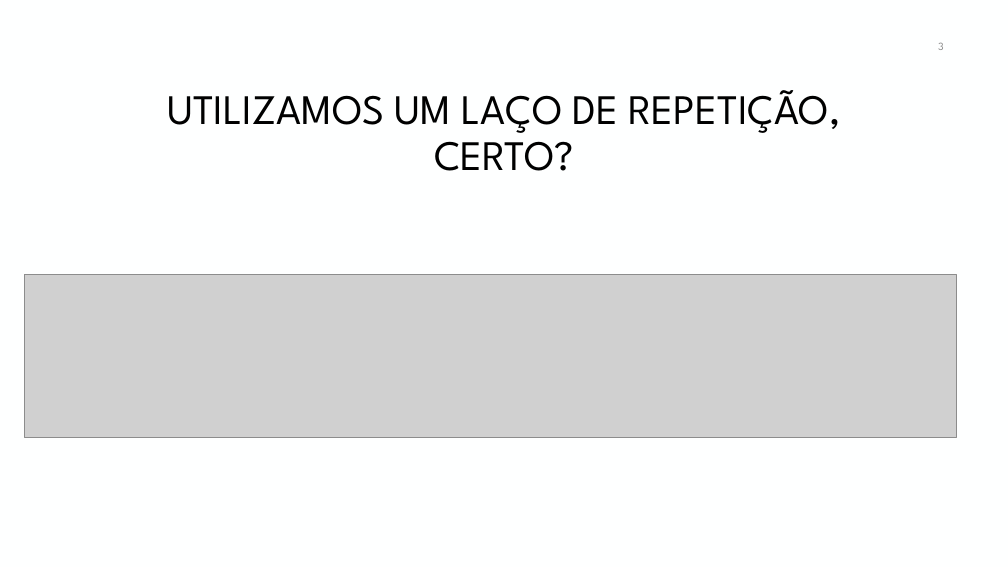
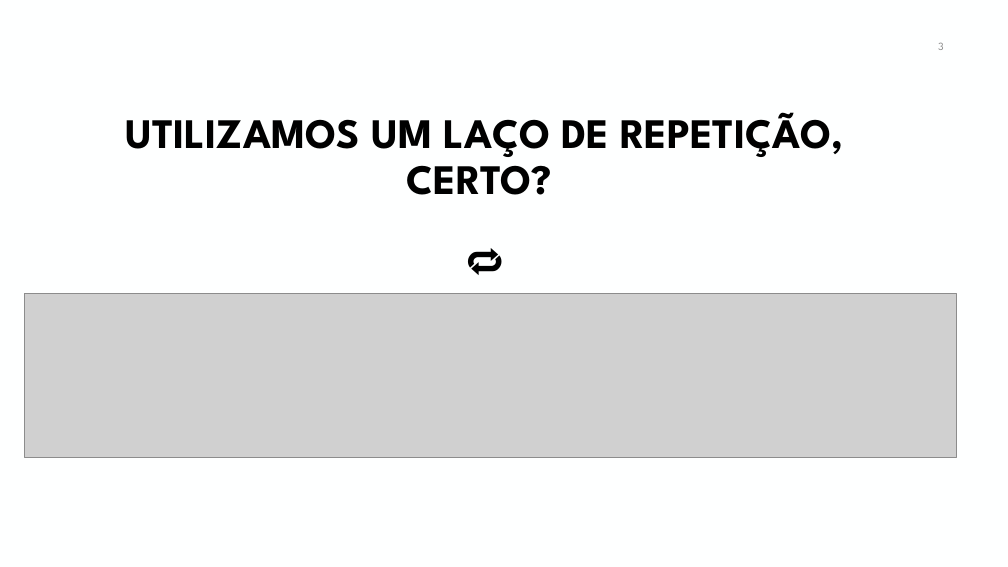
Before and after one commit to manoelcampos/curso-programacao-funcional-java, a slide deck: slide 3 of programacao-funcional-java8.pptx. Drawn at 1008x567 pixels with LibreOffice and Linux fonts; fonts in the diff are those of the drawing; grey boxes stand for pictures; background and template pictures are left out. Boxes give left, top, right and bottom in pixels: in the first picture for what was removed or moved away, otherwise in the second. Text is boxed around its words. In the diff, an @@ line names an element or a change of style, - is before the commit and + after.

```diff
--- a/programacao-funcional-java8.pptx
+++ b/programacao-funcional-java8.pptx
@@ title at (126,112,844,195): text changed; bold on @@
-UTILIZAMOS UM LAÇO DE REPETIÇÃO, CERTO?
+UTILIZAMOS UM LAÇO DE REPETIÇÃO, CERTO?
+🔁
@@ picture: place and size @@
-picture at (24,274,957,438)
+picture at (24,293,957,457)
```
Also in this commit, not shown: 17 other slides changed.
